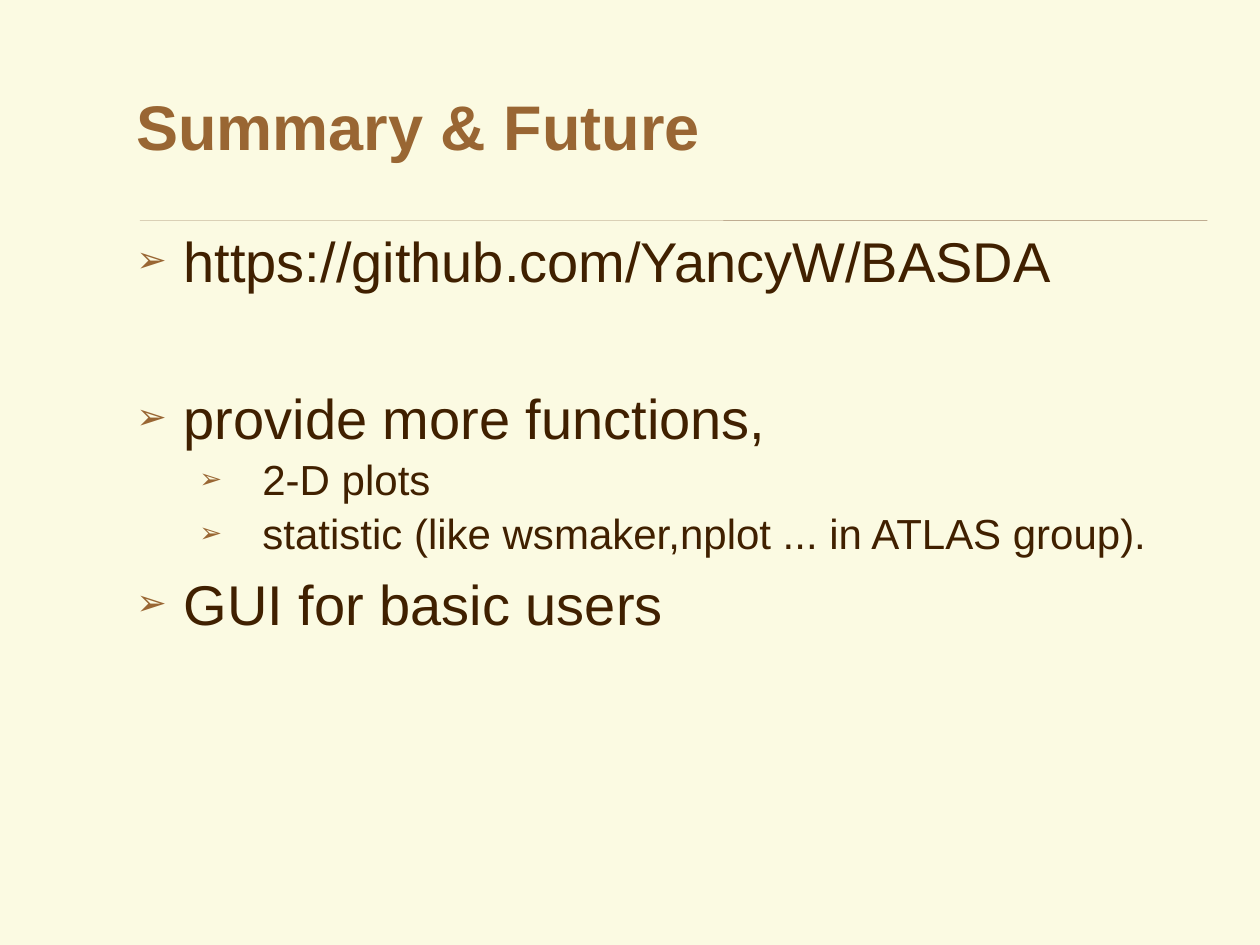
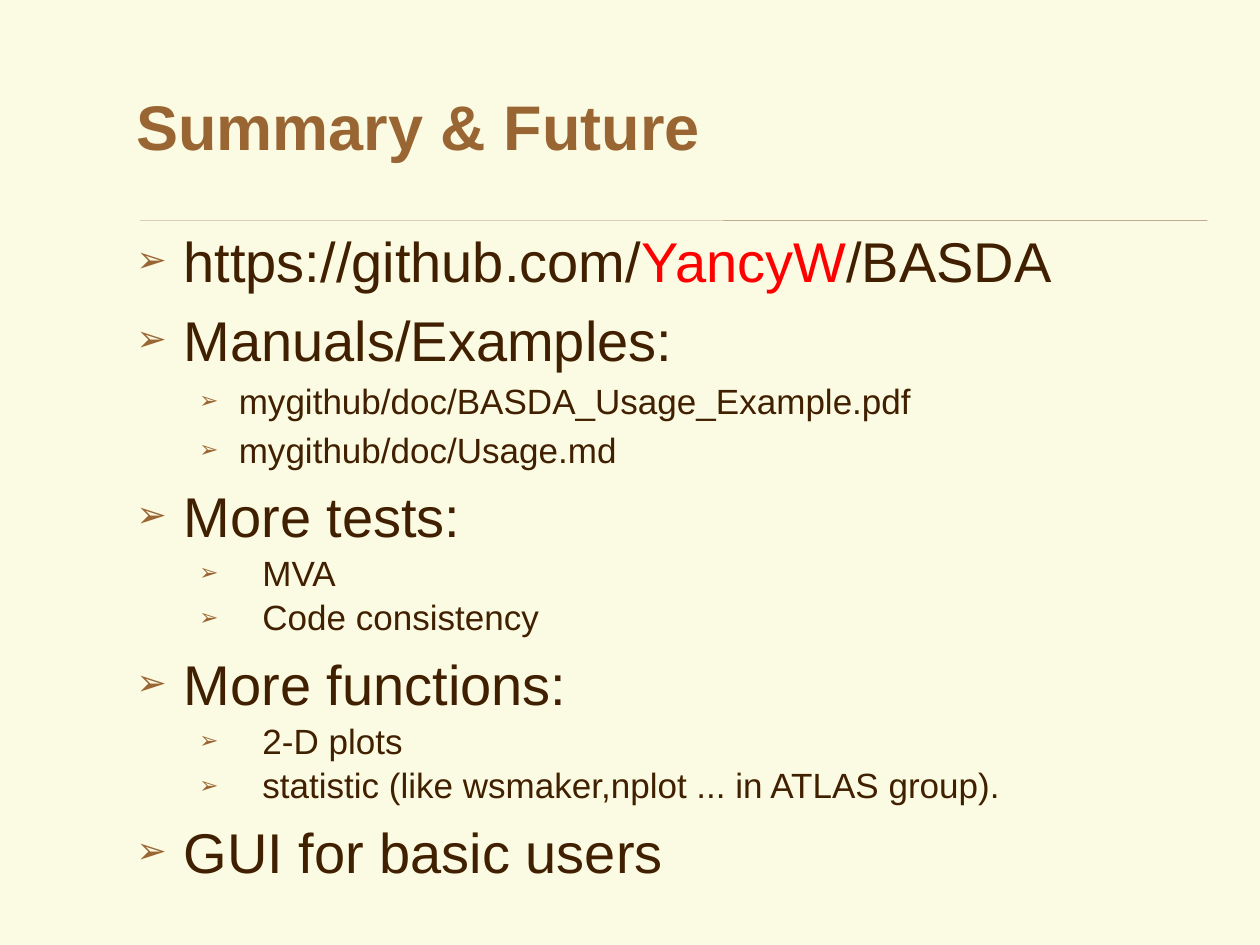
Before and after one commit to YancyW/BASDA, a slide deck: slide 22 of doc/BASDA_Introduction.pptx (slide 36 before the commit). Drawn at 1260x945 pixels with LibreOffice and Linux fonts; fonts in the diff are those of the drawing; background and template pictures are left out. Boxes give left, top, right and bottom in pixels: in the first picture for what was removed or moved away, otherwise in the second. Text is boxed around its words. In the diff, an @@ line names an element or a change of style, - is before the commit and + after.

```diff
--- a/doc/BASDA_Introduction.pptx
+++ b/doc/BASDA_Introduction.pptx
@@ text at <box>184,241,1052,805</box>: text colour #402000 to #FF0000 in "https://github.com/YancyW/BASDA"; size 24 to 20 pt in "2-D plots", "statistic (like wsmaker,nplot ... in ATLAS group)." @@
@@ text at <box>184,320,911,706</box>: text changed; size 32 to 20 pt @@
-➢ provide more functions,
+➢ Manuals/Examples:
+  ➢ mygithub/doc/BASDA_Usage_Example.pdf
+  ➢ mygithub/doc/Usage.md
+➢ More tests:
+  ➢ MVA
+  ➢ Code consistency
+➢ More functions:
```
Also in this commit, not shown: 13 other slides changed, 6 slides added, 24 slides removed, 28 other files.
